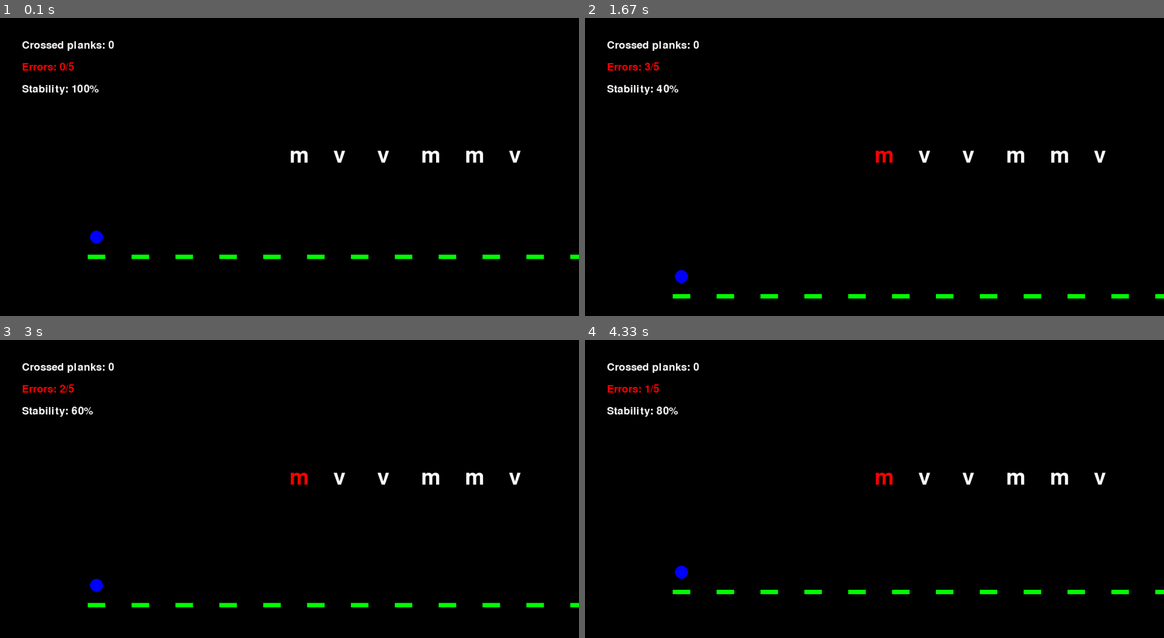
Above: before the commit, frames 1-4 (two rows, left to right).
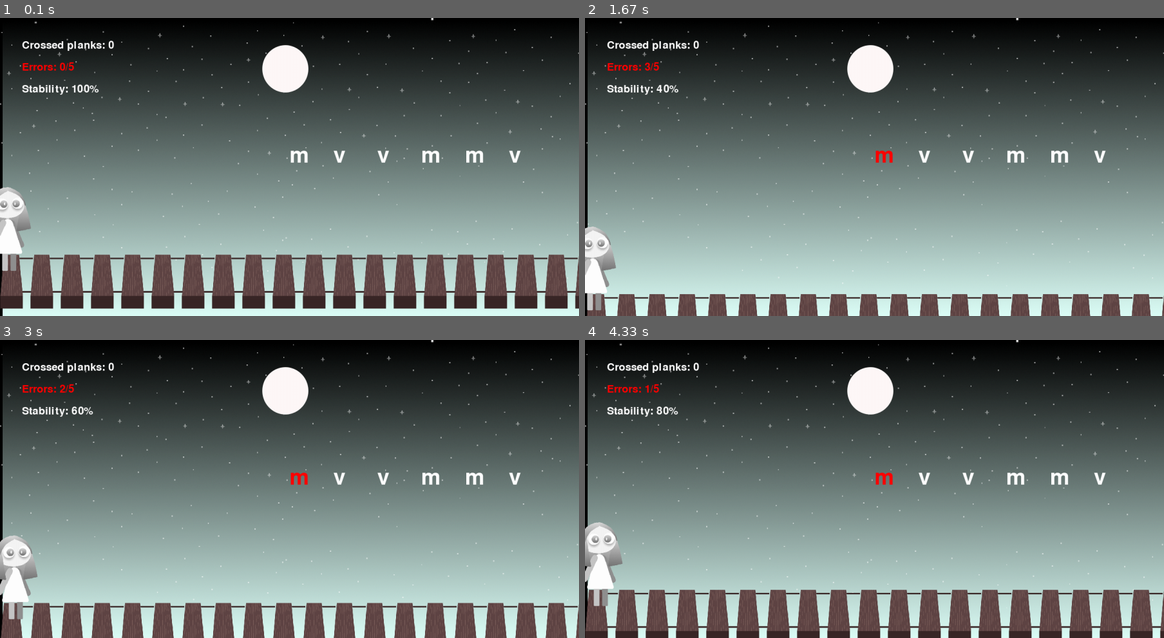
Above: after the commit, the same moments.

Repository: klissiadev/swampofsouls_pygame
Game: pygame game, started from level4.py
The game is run twice, just before and just after one commit, with the same random seed, the same clock (stepped at 60 frames per second) and the same inputs.
Inputs:
- Up to frame 1 (0.1 s): no input
- Up to frame 2 (1.67 s): tap Enter at 0.33 s; tap Space at 0.67, 1.13, 1.63 s
- Up to frame 3 (3 s): tap Space at 1.97, 2.47, 2.77 s
- Up to frame 4 (4.33 s): tap Space at 3.03, 3.37, 3.8, 4.2 s

The runs differ from the first frame. In frame 1, 89% of the frame differs, in the area x 0-100%, y 0-100%; in frame 2, 89%; in frame 3, 89%; in frame 4, 89%.

Commit message:
Adding assets level 04

Diff:
--- a/level4.py
+++ b/level4.py
@@ -16,6 +16,10 @@
 screen = pygame.display.set_mode((WIDTH, HEIGHT))
 pygame.display.set_caption("Fase - 04")
 
+#Screen background
+background_image = pygame.image.load('./level04/background-sky.png')
+background_image = pygame.transform.scale(background_image, (WIDTH, HEIGHT))
+
 # Defining fonts
 font = pygame.font.Font(None, 74)
 small_font = pygame.font.Font(None, 36)
@@ -32,7 +36,6 @@
 error_color_duration = 2  # Duration in seconds to show the red color
 
 def create_letter_row():
-    letter_row = []
     with open('level04\LetterRow.txt', 'r') as file:
         letter_row = [line.rstrip('\n').replace("'", "") for line in file]
     return letter_row
@@ -40,23 +43,26 @@
 letter_row = create_letter_row()
 
 # Positions of the planks
-plank_positions = [(200 + i * 100, HEIGHT // 2 + 200) for i in range(total_planks)]
+plank_positions = [( i * 69, HEIGHT // 2 + 200) for i in range(total_planks)]
 
 # Player's starting position
-player_position = [plank_positions[0][0], plank_positions[0][1] - 40]  # Starts on the first plank
+player_position = [plank_positions[0][0] - 75, plank_positions[0][1] - 200]  # Starts on the first plank
 
 # Function to draw the state of the bridge
 def draw_bridge(offset_x, stability_y):
     # Draw all bridge planks based on displacement
     for i in range(total_planks):
-        pygame.draw.rect(screen, GREEN, [plank_positions[i][0] + offset_x, plank_positions[i][1] + stability_y, 40, 10])
+        image = pygame.transform.scale(pygame.image.load('./level04/plank.png').convert_alpha(), (75, 123))
+        screen.blit(image, (plank_positions[i][0] + offset_x, plank_positions[i][1] + stability_y))
+
 
 # Function to draw the player state
 def draw_game_state(offset_x, stability_y):
     global bridge_stability, error_time
 
     # Draw the player
-    pygame.draw.circle(screen, BLUE, (player_position[0] + offset_x + 20, player_position[1] + stability_y), 15)
+    player = pygame.transform.scale(pygame.image.load('./level04/ALMA_WALKING1.png').convert_alpha(), (112, 200))
+    screen.blit(player, (player_position[0] + offset_x + 35, player_position[1] + stability_y + 37))
 
     # Draw row of letters (next letter in center)
     center_x = WIDTH // 2
@@ -90,6 +96,7 @@
 
     while running:
         screen.fill(BLACK)
+        screen.blit(background_image, (0, 0))
 
         # Draw bridge and game state with offset
         draw_bridge(offset_x, stability_y)
@@ -110,11 +117,11 @@
                     # Move the player to the next plank
                     if crossed_planks < total_planks:
                         player_position[0] = plank_positions[crossed_planks][0]
-                        player_position[1] = plank_positions[crossed_planks][1] - 40
+                        player_position[1] = plank_positions[crossed_planks][1] - 200
 
                     # Move the bridge
-                    if player_position[0] > WIDTH // 2:
-                        offset_x = WIDTH // 2 - player_position[0]
+                    if player_position[0] > WIDTH - 300:
+                        offset_x = WIDTH - 300 - player_position[0]
 
                 else:
                     # Incorrect letter, bridge gives a little
@@ -136,7 +143,7 @@
             errors = 0
             bridge_stability = 100
             letter_row = create_letter_row()
-            player_position = [plank_positions[0][0], plank_positions[0][1] - 40]
+            player_position = [plank_positions[0][0] - 60, plank_positions[0][1] - 200]
             offset_x = 0
             stability_y = 0
             start_time = time.time()
Binary file added: level04/ALMA_WALKING1.png
Binary file added: level04/background-sky.png
Binary file added: level04/first-plank.png
Binary file added: level04/plank.png
